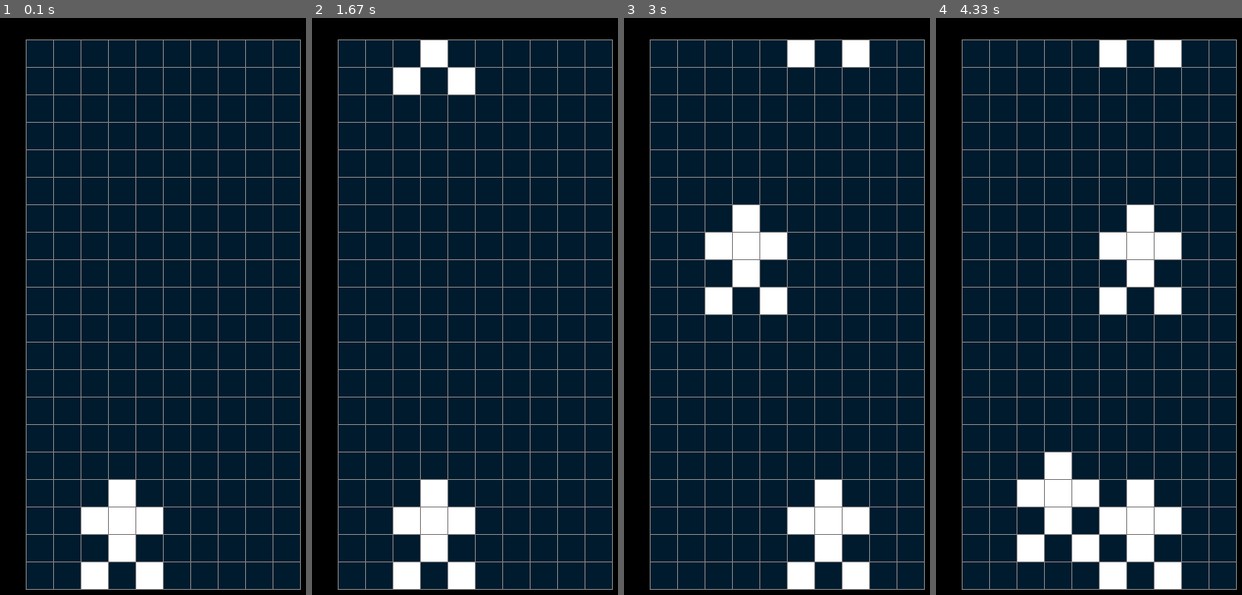
Above: before the commit, frames 1-4 (left to right).
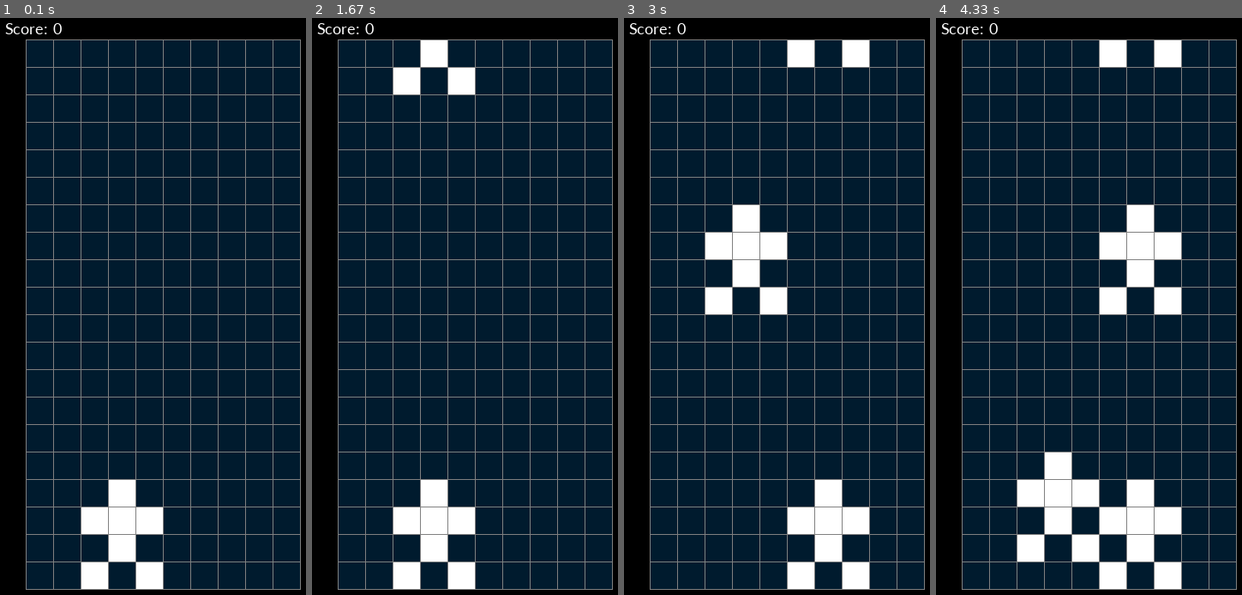
Above: after the commit, the same moments.

Repository: ParsaSedighi/pygame-Brick-Car
Game: pygame game, started from game.py
Same seed, same stepped clock (60 frames per second), same inputs: the game is played once before the commit and once after it.
Inputs:
- Up to frame 1 (0.1 s): no input
- Up to frame 2 (1.67 s): hold Right 0.33-0.8 s; hold Left from 1.33 s (still down)
- Up to frame 3 (3 s): release Left at 1.87 s; hold Right 2.33-2.97 s
- Up to frame 4 (4.33 s): hold Left 3-3.47 s; hold Right 3.5-3.97 s; hold Right from 4 s (still down)

The runs differ from the first frame. In frame 1, 0.1% of the frame differs, in the area x 1-21%, y 0-3%; in frame 2, 0.1%; in frame 3, 0.1%; in frame 4, 0.1%.

Commit message:
added score system

Diff:
--- a/game.py
+++ b/game.py
@@ -85,9 +85,16 @@
             pygame.draw.rect(surface, grid[y][x], (BLOCK_SIZE*M + x*BLOCK_SIZE,
                              BLOCK_SIZE*M + y*BLOCK_SIZE, BLOCK_SIZE, BLOCK_SIZE))
 
+    # Score text
+    font = pygame.font.SysFont("Calibri", 20)
+    text = font.render("Score: ", True, WHITE)
+
+    SCREEN.blit(text, (8, 8))
+
 
 ###############################################################################
 done = False
+gameover = False
 
 tick = pygame.USEREVENT
 tick_speed = 150
@@ -100,7 +107,10 @@
 move_enemies = False
 INF = 999999999
 
+score = 0
+temp_score = 0
 while not done:
+    SCREEN.fill(BLACK)
     grid = [[BG for _ in range(COL)] for _ in range(ROW)]
 
     for event in pygame.event.get():
@@ -129,10 +139,20 @@
             y, x = i
             if y >= ROW:
                 all_enemies.remove(i)
+                temp_score += 100/7
             if 0 <= y < ROW:
                 grid[y][x] = WHITE
 
+    if not(round(temp_score) % 100):
+        score += round(temp_score)
+        temp_score = 0
+
     draw_window(SCREEN)
+
+    font = pygame.font.SysFont("Calibri", 20)
+    text = font.render(str(round(score)), True, WHITE)
+    SCREEN.blit(text, (BLOCK_SIZE*2, 8))
+
     draw_guide(SCREEN, ROW + 1, COL + 1)
 
     ############ GAME OVER ############
@@ -146,6 +166,7 @@
             spawn_time = tick_speed
             pygame.time.set_timer(tick, tick_speed)
             pygame.time.set_timer(spawn, spawn_time)
+            gameover = True
     ###################################
 
     pygame.display.flip()  # Draw the screen each frame
